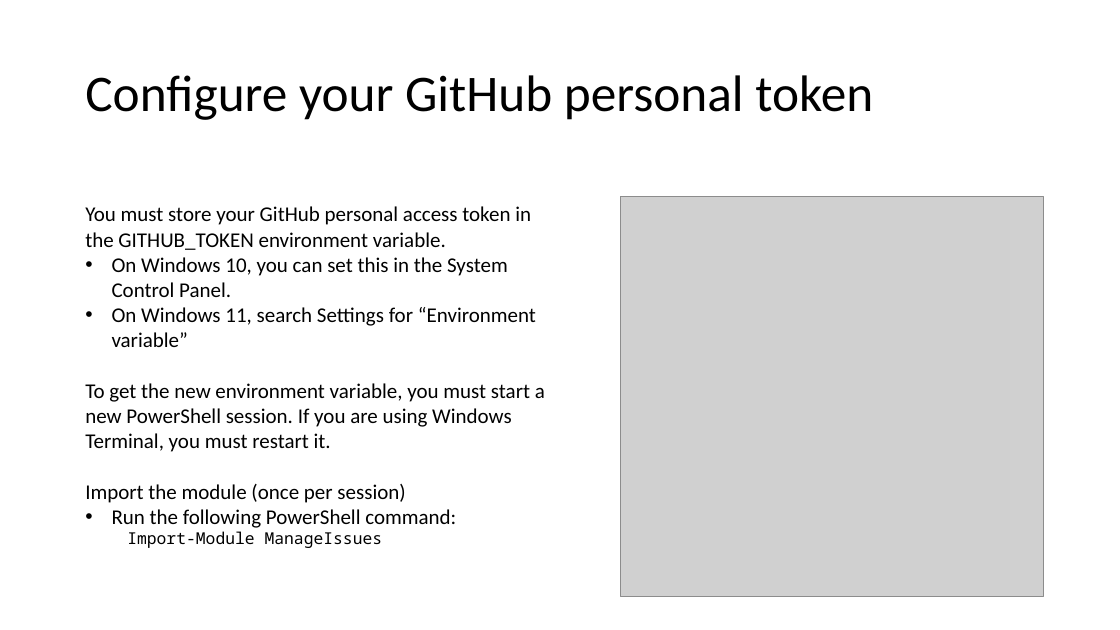
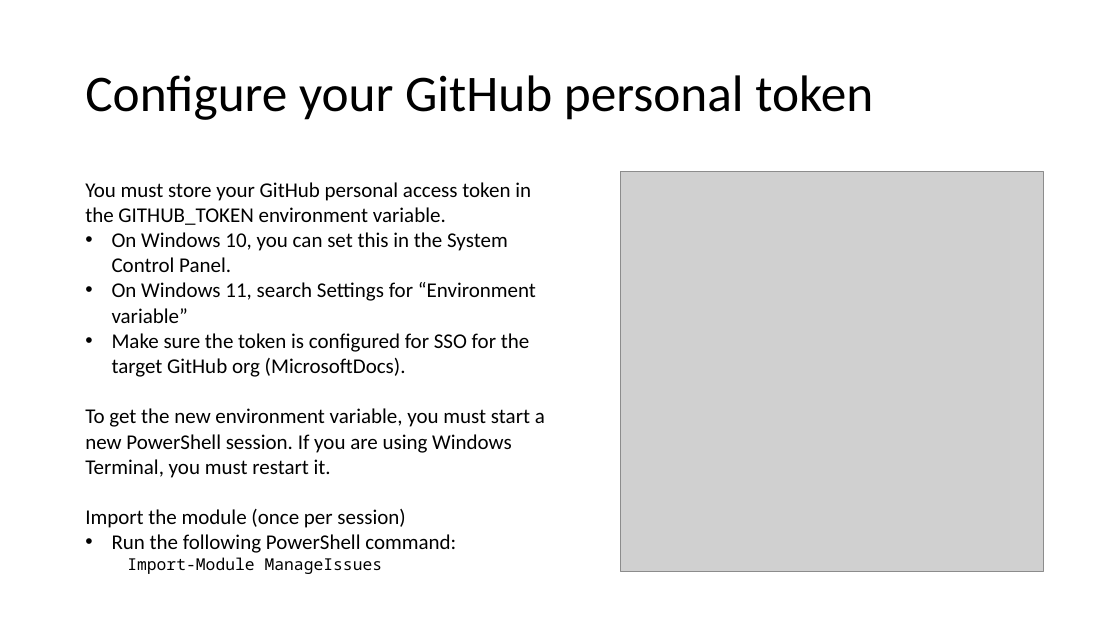
Before and after one commit to sdwheeler/ToolModules, a slide deck: slide 3 of Docs/ManageIssues.pptx. Drawn at 1120x630 pixels with LibreOffice and Linux fonts; fonts in the diff are those of the drawing; grey boxes stand for pictures. Boxes give left, top, right and bottom in pixels: in the first picture for what was removed or moved away, otherwise in the second. Text is boxed around its words. In the diff, an @@ line names an element or a change of style, - is before the commit and + after.

Commit message:
Update docs

```diff
--- a/Docs/ManageIssues.pptx
+++ b/Docs/ManageIssues.pptx
@@ text "You must store your GitHub ...": place and size @@
-text "You must store your GitHub ..." at [85,206,545,548]
+text "You must store your GitHub ..." at [85,182,545,574]
@@ picture: place and size @@
-picture at [621,197,1044,597]
+picture at [621,172,1044,572]
@@ text at [112,333,529,377]: paragraph added @@
+• Make sure the token is configured for SSO for the target GitHub org (MicrosoftDocs).
```
Also in this commit, not shown: 1 other slide changed.
